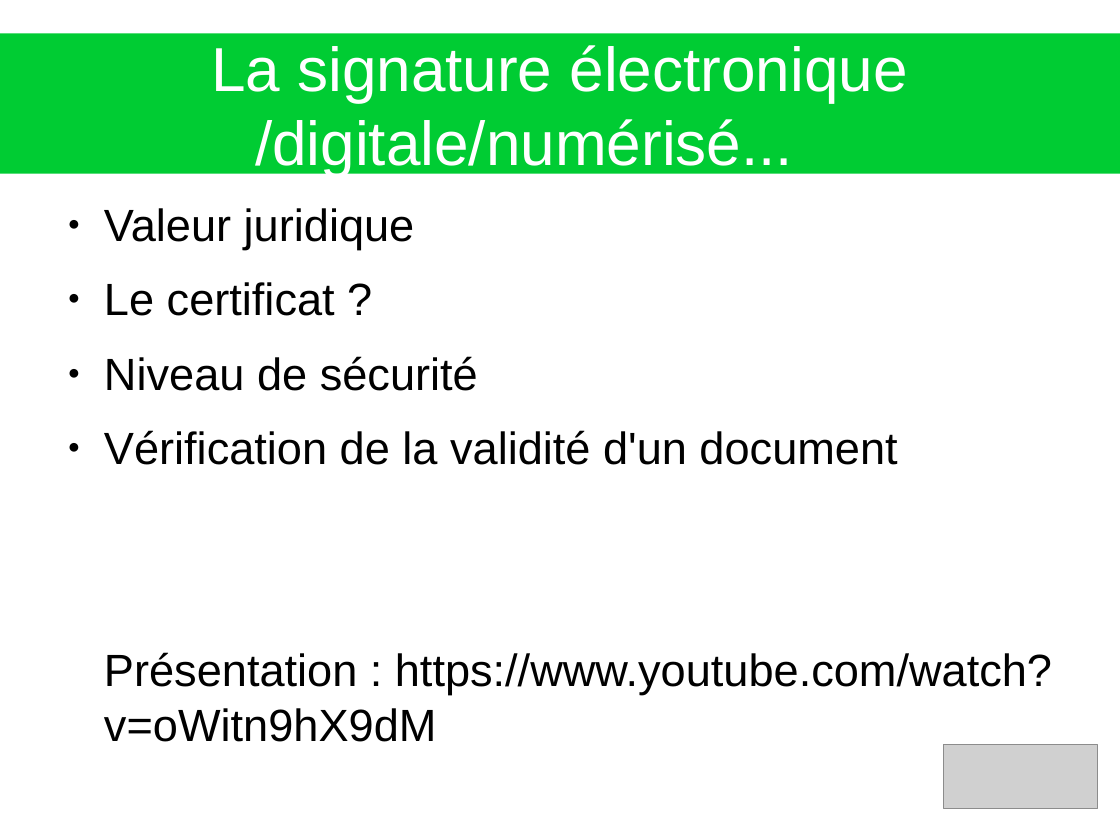
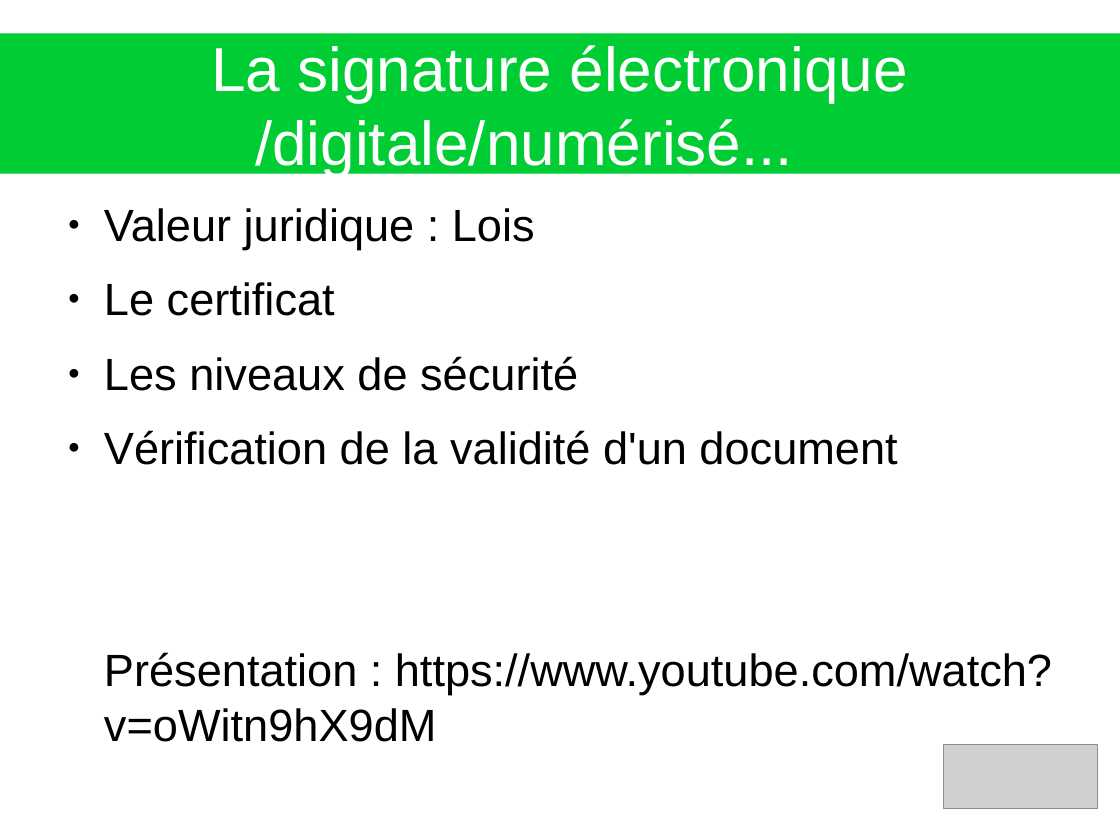
Before and after one commit to heylve/current, a slide deck: slide 1 of Presentations/SignatureElec.odp. Drawn at 1120x840 pixels with LibreOffice and Linux fonts; fonts in the diff are those of the drawing; grey boxes stand for pictures. Boxes give left, top, right and bottom in pixels: in the first picture for what was removed or moved away, otherwise in the second. Text is boxed around its words. In the diff, an @@ line names an element or a change of style, - is before the commit and + after.

```diff
--- a/Presentations/SignatureElec.odp
+++ b/Presentations/SignatureElec.odp
@@ text at <box>104,208,578,391</box>: text changed @@
-● Valeur juridique
-● Le certificat ?
-● Niveau de sécurité
+● Valeur juridique : Lois
+● Le certificat
+● Les niveaux de sécurité
```
Also in this commit, not shown: 1 other slide changed.
